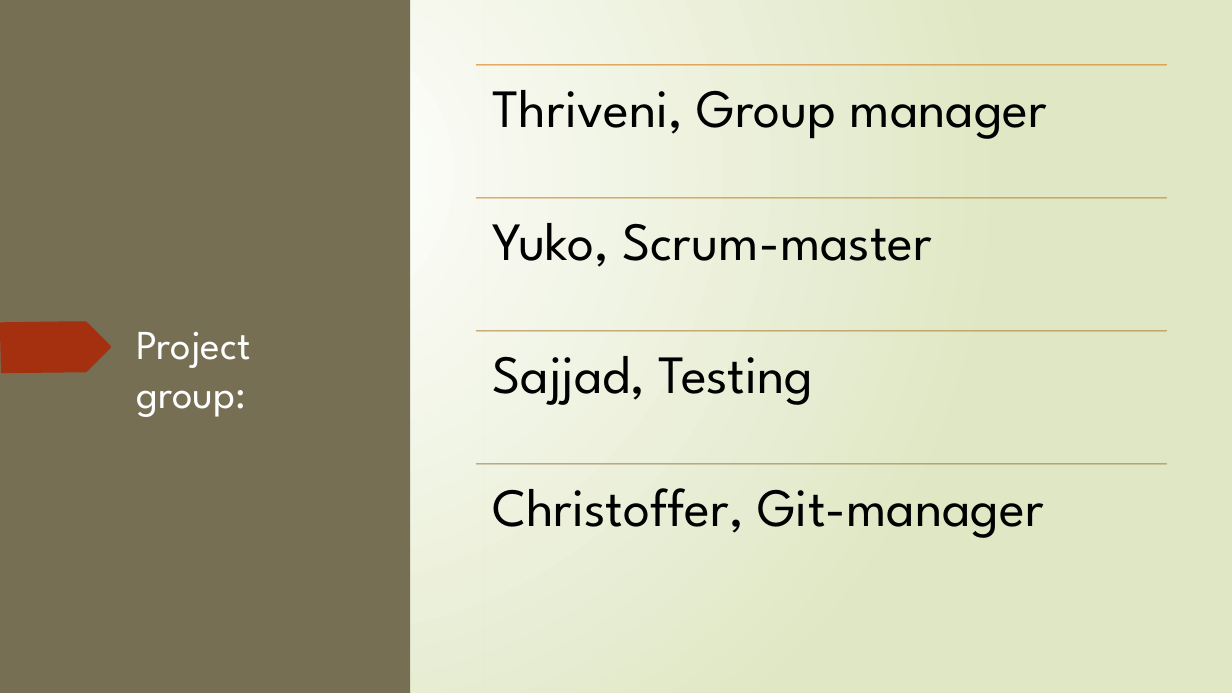
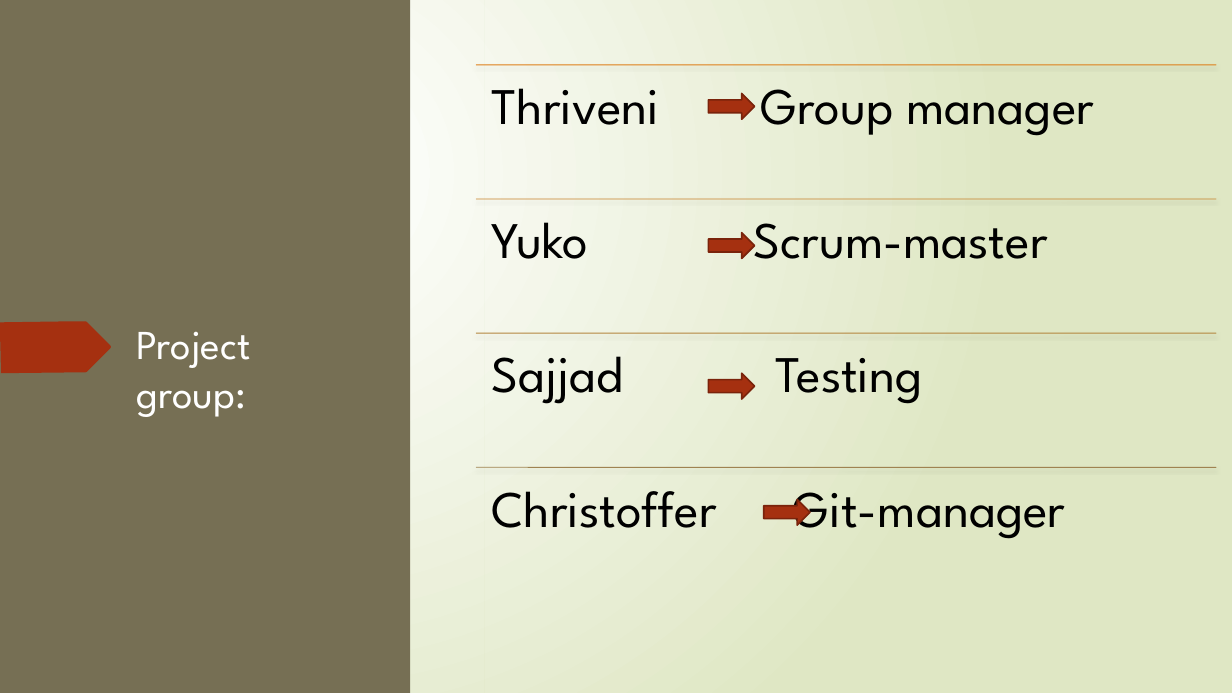
Before and after one commit to nscodechris/final_exam_aw_academy, a slide deck: slide 2 of Presentation1.pptx. Drawn at 1232x693 pixels with LibreOffice and Linux fonts; fonts in the diff are those of the drawing. Boxes give left, top, right and bottom in pixels: in the first picture for what was removed or moved away, otherwise in the second. Text is boxed around its words. In the diff, an @@ line names an element or a change of style, - is before the commit and + after.

```diff
--- a/Presentation1.pptx
+++ b/Presentation1.pptx
@@ line moved from (476, 65) - (1167, 65) to (476, 65) - (1216, 65) @@
@@ text at box(492, 88, 1094, 136): text changed; size 42 to 40 pt @@
-Thriveni, Group manager
+Thriveni Group manager
@@ right arrow added at box(709, 93, 755, 119), fill #A53010, outline #7A240C 1.25 pt @@
@@ line moved from (476, 198) - (1167, 198) to (476, 199) - (1216, 199) @@
@@ text at box(492, 222, 1047, 259): text changed; size 42 to 40 pt @@
-Yuko, Scrum-master
+Yuko Scrum-master
@@ right arrow added at box(709, 233, 755, 259), fill #A53010, outline #7A240C 1.25 pt @@
@@ line moved from (476, 331) - (1167, 331) to (476, 334) - (1216, 334) @@
@@ text at box(492, 356, 923, 404): text changed; size 42 to 40 pt @@
-Sajjad, Testing
+Sajjad Testing
@@ right arrow added at box(709, 373, 755, 399), fill #A53010, outline #7A240C 1.25 pt @@
@@ line moved from (476, 464) - (1167, 464) to (476, 468) - (1216, 468) @@
@@ text at box(492, 491, 1066, 539): text changed; size 42 to 40 pt @@
-Christoffer, Git-manager
+Christoffer Git-manager
@@ right arrow added at box(764, 499, 811, 525), fill #A53010, outline #7A240C 1.25 pt @@
```
Also in this commit, not shown: 2 other slides changed, 3 other files.
